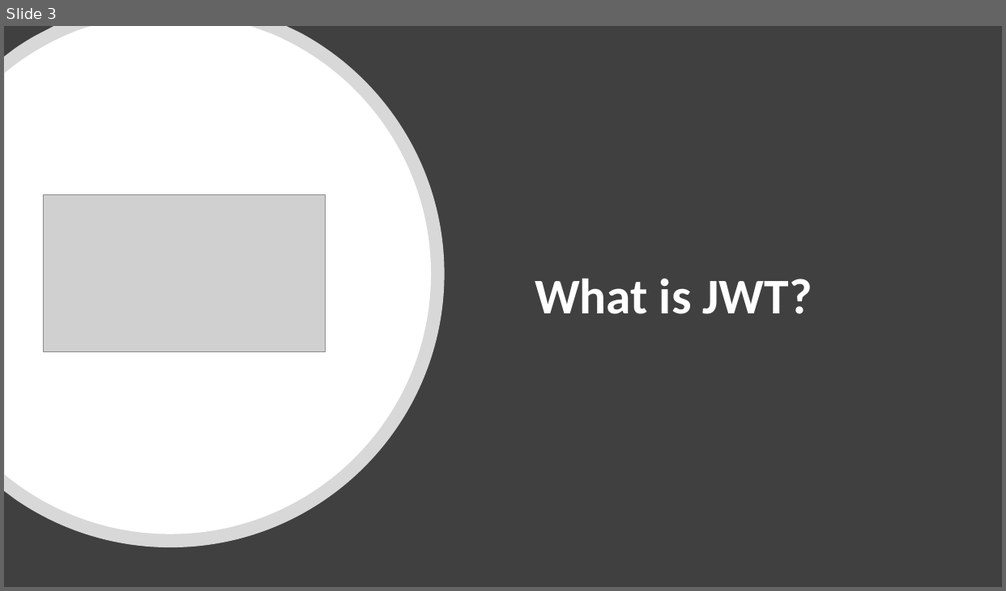
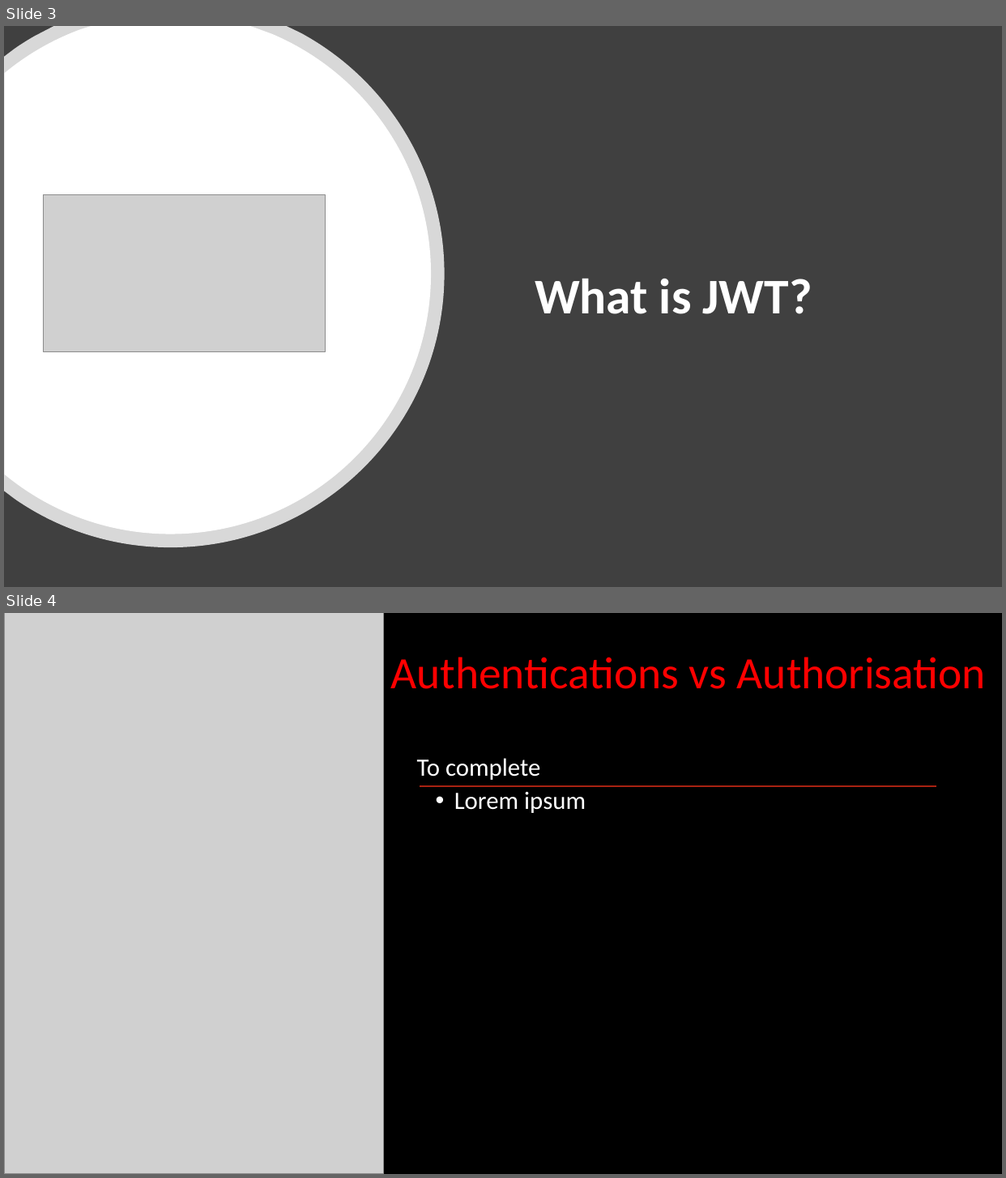
Before and after one commit to asafnaory/nestjs-course, a slide deck: presentations/lecture_jwt.pptx. Shown one above the other, each under a label of ours: slide 3 before the commit, slides 3 and 4 after it. The pictures are 1006x591 and 1006x1178 pixels, drawn with LibreOffice and Linux fonts; fonts in the diff are those of the drawing; grey boxes stand for pictures. Boxes give left, top, right and bottom in pixels: in the first picture for what was removed or moved away, otherwise in the second. Text is boxed around its words. In the diff, an @@ line names an element or a change of style, - is before the commit and + after.

```diff
--- a/presentations/lecture_jwt.pptx
+++ b/presentations/lecture_jwt.pptx
@@ slide 4 added at [4,613,1002,1174], background #000000 @@
@@ picture added at [4,613,384,1174] @@
@@ title added at [391,657,986,689], 43.2 pt, text #FF0000 @@
+Authentications vs Authorisation
@@ text added at [417,758,586,813], 24 pt, text #FFFFFF @@
+To complete
+• Lorem ipsum
@@ line added from (420, 786) to (937, 786), #A92211 1.5 pt @@
```
Also in this commit, not shown: 7 slides changed, 2 other slides added, 9 other files.
